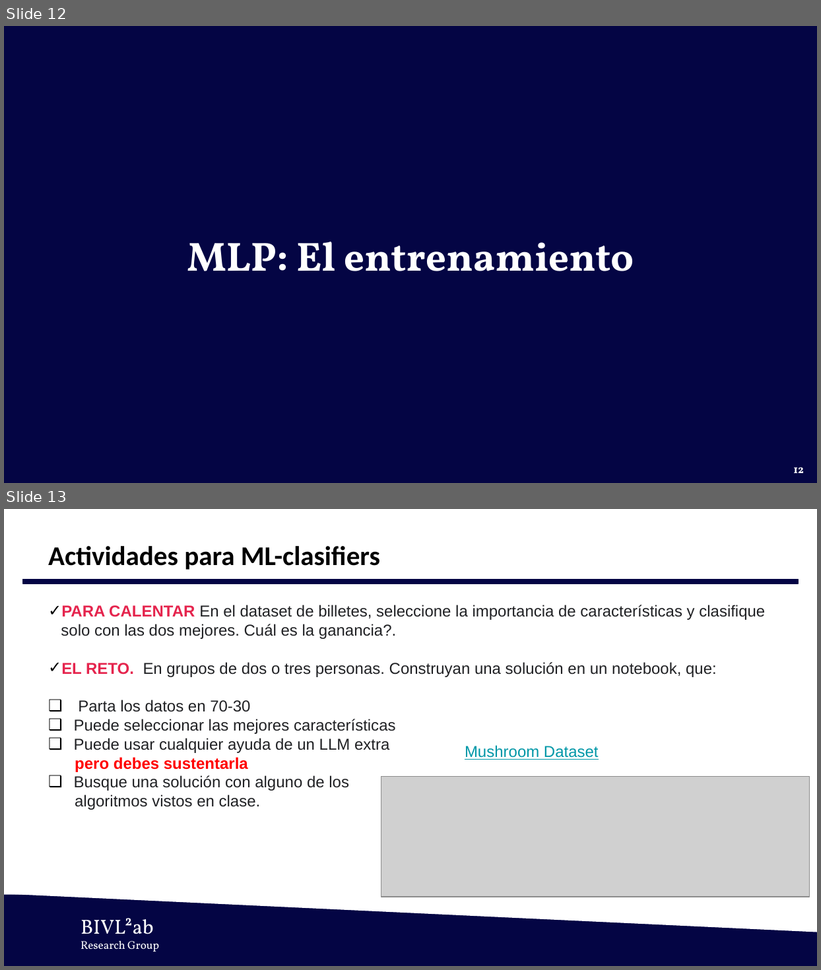
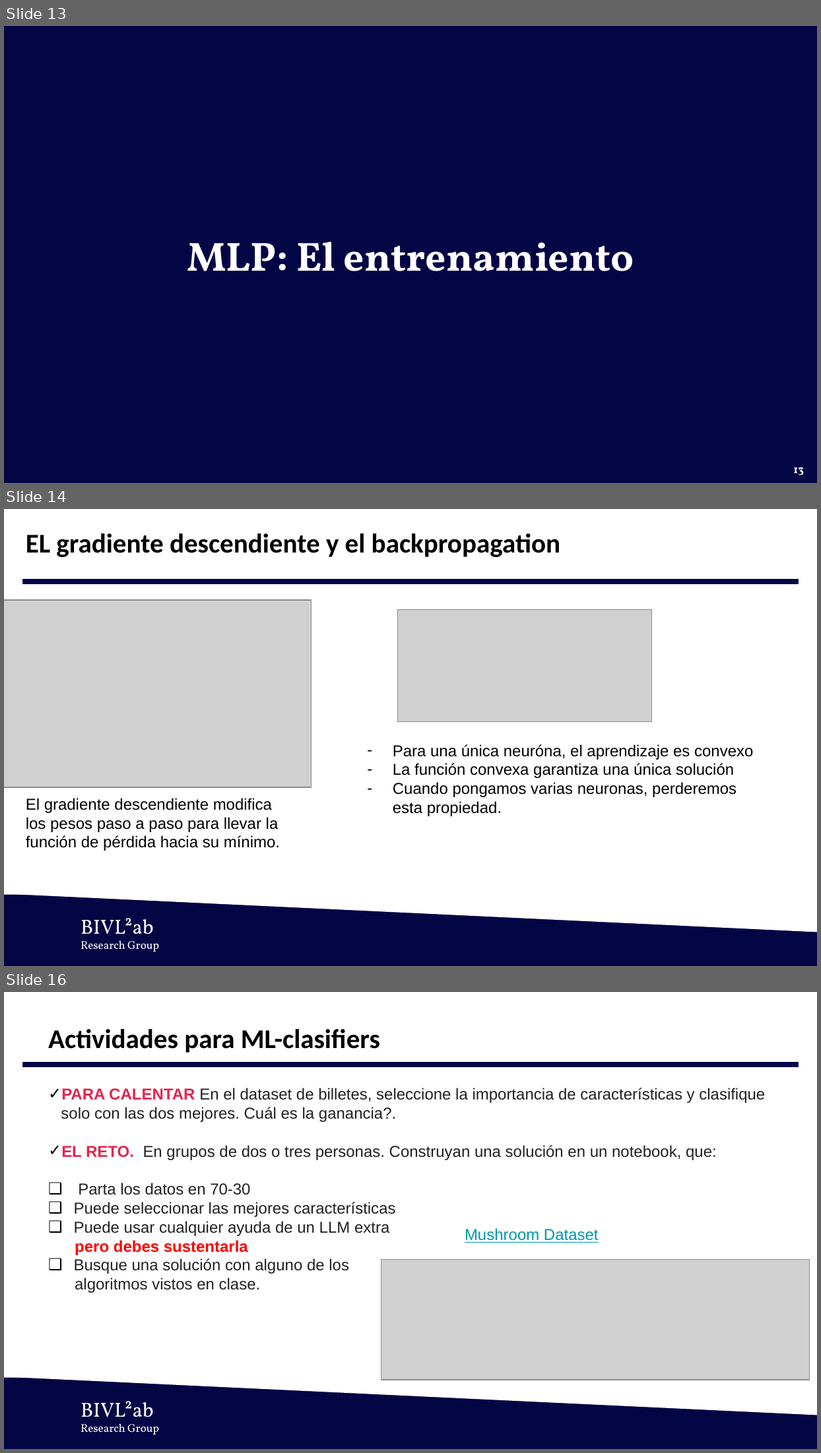
Before and after one commit to Lalo0105/ai-uis-student, a slide deck: 1. Lectures/pres 9 Deep Learning - MLP.pptx. Shown one above the other, each under a label of ours: slides 12 and 13 before the commit, slides 13, 14 and 16 after it; the slides between them are not shown. The pictures are 821x970 and 821x1453 pixels, drawn with LibreOffice and Linux fonts; fonts in the diff are those of the drawing; grey boxes stand for pictures; background and template pictures are left out. Boxes give left, top, right and bottom in pixels: in the first picture for what was removed or moved away, otherwise in the second. Text is boxed around its words. In the diff, an @@ line names an element or a change of style, - is before the commit and + after.

```diff
--- a/1. Lectures/pres 9 Deep Learning - MLP.pptx
+++ b/1. Lectures/pres 9 Deep Learning - MLP.pptx
@@ slide 14 added at <box>4,509,817,966</box>, background #FFFFFF; not listed: 4 template elements that a slide beside it also shows @@
@@ text added at <box>26,533,560,557</box>, 24 pt, text #000000, bold @@
+EL gradiente descendiente y el backpropagation
@@ picture added at <box>4,600,312,788</box> @@
@@ picture added at <box>397,610,651,722</box> @@
@@ text added at <box>393,745,753,817</box>, 14 pt, text #000000 @@
+– Para una única neuróna, el aprendizaje es convexo
+– La función convexa garantiza una única solución
+– Cuando pongamos varias neuronas, perderemos esta propiedad.
@@ text added at <box>26,798,280,851</box>, 14 pt, text #000000 @@
+El gradiente descendiente modifica los pesos paso a paso para llevar la función de pérdida hacia su mínimo.
@@ what was slide 12 is now slide 13 @@
@@ page number at <box>793,468,804,475</box>: text changed @@
-12
+13
@@ what was slide 13 is now slide 16 @@
```
Also in this commit, not shown: 2 other slides added, 3 other files.
